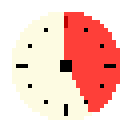
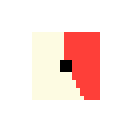
Layered file, before and after one edit (w=128, h=128). Changes by layer:
removed layer "Layer 2" (was 75%) over left=64, top=12, right=120, bottom=112
painted on "Layer 4" over left=12, top=12, right=120, bottom=120
